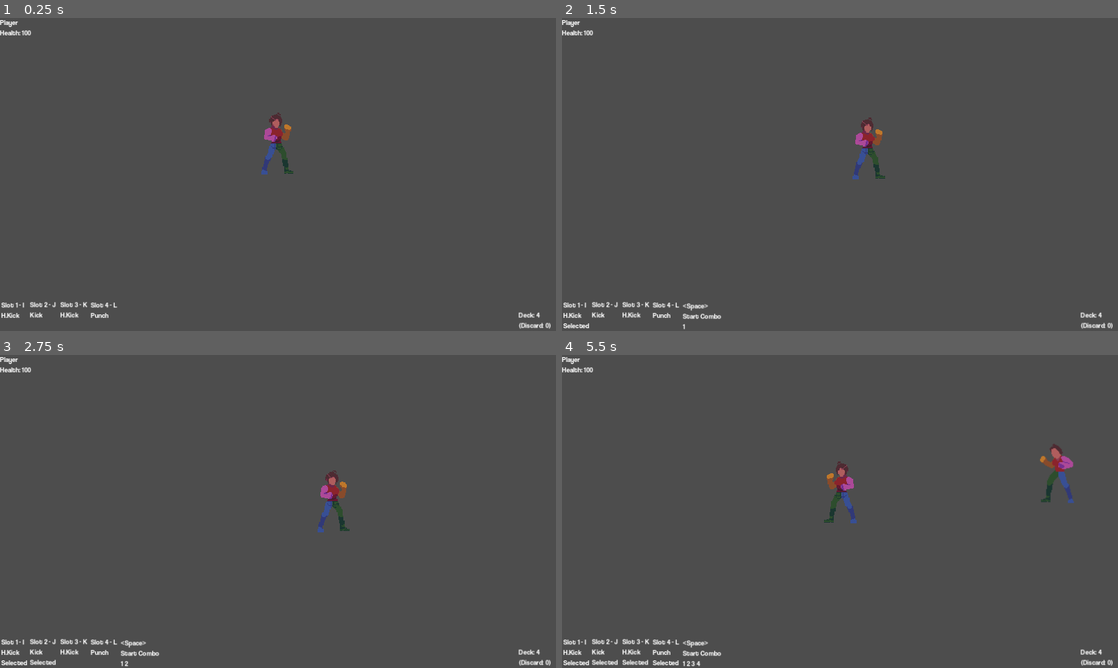
Above: before the commit, frames 1-4 (two rows, left to right).
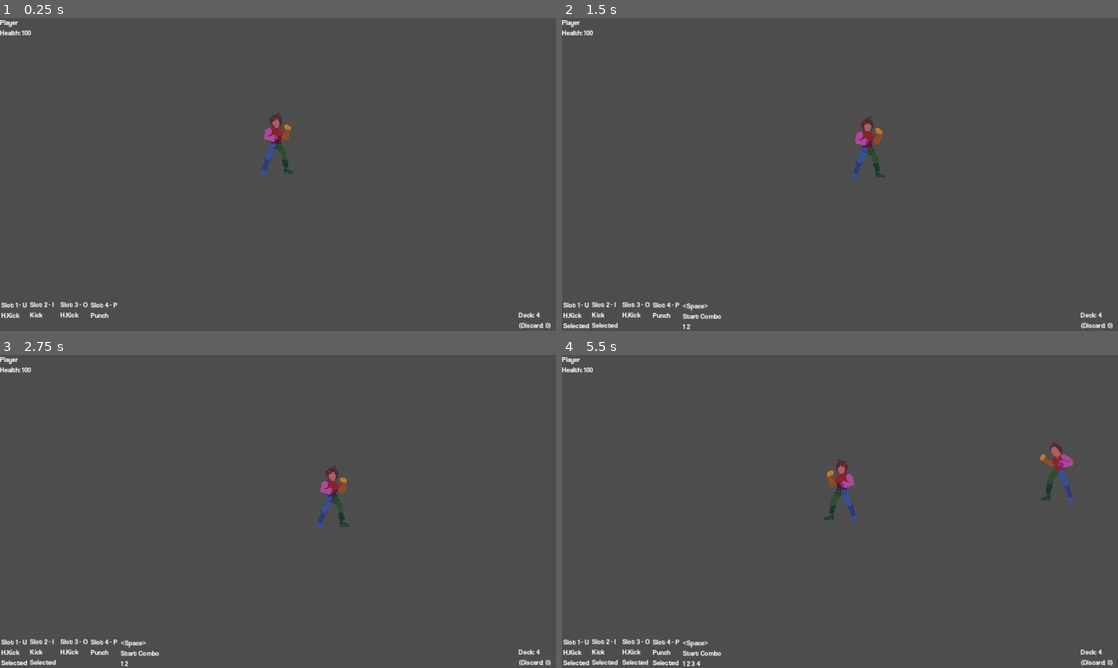
Above: after the commit, the same moments.

Repository: Missing-Pixel/Project-Fragarach
Game: Godot game, scene res://Scenes/TSC_InitializedTree.tscn
Same seed, same stepped clock (60 frames per second), same inputs: the game is played once before the commit and once after it.
Inputs:
- Up to frame 1 (0.25 s): no input
- Up to frame 2 (1.5 s): hold D (Move Right) 0.53-1.28 s; tap U (Select Card 1, bound only after the commit) at 0.6 s; hold S (Move Down) from 1.28 s (still down); tap I (Select Card 1, bound only before the commit) at 1.35 s
- Up to frame 3 (2.75 s): release S (Move Down) at 2.03 s; hold D (Move Right) from 2.03 s (still down); tap J (Select Card 2, bound only before the commit) at 2.1 s
- Up to frame 4 (5.5 s): release D (Move Right) at 2.78 s; hold W (Move Up) 2.78-3.53 s; tap one key every 0.75 s from 2.85 s: O (Select Card 3, bound only after the commit) K (Select Card 3, bound only before the commit) P (Select Card 4, bound only after the commit) L (Select Card 4, bound only before the commit); hold A (Move Left) 3.53-5.03 s; hold S (Move Down) from 5.03 s (still down)

The runs differ from the first frame. In frame 1, less than 0.1% of the frame differs, in the area x 4-22%, y 90-93%; in frame 2, 0.2%; in frame 3, 0.5%; in frame 4, 0.5%, in the area x 4-93%, y 28-93%.

Commit message:
Changed card select controls to match feedback; Added hitbox value setup, have yet to link them in animation

Diff:
--- a/Prefabs/enemy_generic.tscn
+++ b/Prefabs/enemy_generic.tscn
@@ -105,6 +105,20 @@
 "transitions": PackedFloat32Array(1),
 "update": 1,
 "values": [true]
+}
+tracks/8/type = "method"
+tracks/8/imported = false
+tracks/8/enabled = true
+tracks/8/path = NodePath("Hitbox")
+tracks/8/interp = 1
+tracks/8/loop_wrap = true
+tracks/8/keys = {
+"times": PackedFloat32Array(0),
+"transitions": PackedFloat32Array(1),
+"values": [{
+"args": [true, null],
+"method": &"apply_properties"
+}]
 }
 
 [sub_resource type="AnimationLibrary" id="AnimationLibrary_icnig"]
@@ -307,6 +321,9 @@
 debug_color = Color(0.588235, 0, 0, 0.419608)
 
 [node name="GenericAttack" parent="Moves/Hitbox" instance=ExtResource("5_osuc2")]
+base_damage = 5.0
+damage_type = 1
+base_kb_distance = 10.0
 
 [node name="Hurtbox" type="CollisionShape2D" parent="Moves"]
 position = Vector2(0, -34.5)
--- a/Prefabs/player.tscn
+++ b/Prefabs/player.tscn
@@ -106,6 +106,20 @@
 "transitions": PackedFloat32Array(1),
 "update": 1,
 "values": [true]
+}
+tracks/8/type = "method"
+tracks/8/imported = false
+tracks/8/enabled = true
+tracks/8/path = NodePath("Hitbox")
+tracks/8/interp = 1
+tracks/8/loop_wrap = true
+tracks/8/keys = {
+"times": PackedFloat32Array(0),
+"transitions": PackedFloat32Array(1),
+"values": [{
+"args": [true, null],
+"method": &"apply_properties"
+}]
 }
 
 [sub_resource type="AnimationLibrary" id="AnimationLibrary_icnig"]
@@ -292,6 +306,8 @@
 collision_layer = 8
 collision_mask = 4
 script = ExtResource("2_ls36j")
+repeat_attack_bonus = 3.0
+last_attack_ids = [2, 2]
 attack_range = NodePath("../AttackRange")
 anim_library = "Player"
 anim_idle = "player_idle"
@@ -322,7 +338,29 @@
 disabled = true
 debug_color = Color(0.588235, 0, 0, 0.419608)
 
-[node name="GenericAttack" parent="Moves/Hitbox" instance=ExtResource("5_l0xqj")]
+[node name="Punch" parent="Moves/Hitbox" instance=ExtResource("5_l0xqj")]
+attack_id = 1
+base_damage = 5.0
+damage_type = 1
+base_kb_distance = 6.0
+
+[node name="Kick" parent="Moves/Hitbox" instance=ExtResource("5_l0xqj")]
+attack_id = 2
+base_damage = 8.0
+damage_type = 2
+base_kb_distance = 10.0
+
+[node name="HeavyPunch" parent="Moves/Hitbox" instance=ExtResource("5_l0xqj")]
+attack_id = 3
+base_damage = 15.0
+damage_type = 1
+base_kb_distance = 15.0
+
+[node name="HeavyKick" parent="Moves/Hitbox" instance=ExtResource("5_l0xqj")]
+attack_id = 4
+base_damage = 24.0
+damage_type = 2
+base_kb_distance = 24.0
 
 [node name="Hurtbox" type="CollisionShape2D" parent="Moves"]
 position = Vector2(0, -34.5)
--- a/Scripts/MenusAndUI/sc_proto_base.gd
+++ b/Scripts/MenusAndUI/sc_proto_base.gd
@@ -19,7 +19,7 @@
 		$AttackQueue.hide()
 
 func update_card_slots():
-	var slots: Array = ["I", "J", "K", "L"]
+	var slots: Array = ["U", "I", "O", "P"]
 	var slot_text: Array = [$Slot1, $Slot2, $Slot3, $Slot4]
 	var slot_dict = player_node.node_card_manager.card_slots
 	var output_text: String = ""
--- a/Scripts/sc_hitbox.gd
+++ b/Scripts/sc_hitbox.gd
@@ -13,13 +13,25 @@
 
 var target: Node
 
+# Apply hitbox properties (attack_ID, base damage, damage type, base kb distance, is knockdown)
+func apply_properties(is_resetting:bool, input_node:Node = null):
+	if (is_resetting == true or input_node == null):
+		attack_id = 0
+		base_damage = 0
+		damage_type = DamageType.NONE
+		base_kb_distance = 0
+		is_knockdown = false
+	else:
+		attack_id = input_node.attack_id
+		base_damage = input_node.base_damage
+		damage_type = input_node.damage_type
+		base_kb_distance = input_node.base_kb_distance
+		is_knockdown = input_node.is_knockdown
+
 # Search data nodes by its potential attack ID and add the correct one into the properties
 func load_hitbox_data(n_atk_id: int):
 	for c in get_children():
-		if not(c is CollisionShape2D) and (c.attack_id == n_atk_id):
-			attack_id = c.attack_id
-			base_damage = c.base_damage
-			damage_type = c.damage_type
-			base_kb_distance = c.base_kb_distance
-			is_knockdown = c.is_knockdown
-			break
+		if not(c is CollisionShape2D):
+			if (c.attack_id == n_atk_id):
+				apply_properties(false, c)
+				break
--- a/Scripts/sc_movement.gd
+++ b/Scripts/sc_movement.gd
@@ -4,7 +4,7 @@
 
 @export var autoflip_sprite: bool = true
 @export var max_speed : float = 7
-@export_range(0, 1) var y_speed_reduce_multiplier: float = 0.7
+@export_range(0, 1) var y_speed_reduce_multiplier: float = 0.55
 
 @export_group("Knockback")
 @export var knockback_time: float = 0.1 # Should be as long as hitstun animation
--- a/project.godot
+++ b/project.godot
@@ -53,25 +53,25 @@
 }
 "Select Card 1"={
 "deadzone": 0.5,
-"events": [Object(InputEventKey,"resource_local_to_scene":false,"resource_name":"","device":-1,"window_id":0,"alt_pressed":false,"shift_pressed":false,"ctrl_pressed":false,"meta_pressed":false,"pressed":false,"keycode":0,"physical_keycode":73,"key_label":0,"unicode":105,"echo":false,"script":null)
+"events": [Object(InputEventKey,"resource_local_to_scene":false,"resource_name":"","device":-1,"window_id":0,"alt_pressed":false,"shift_pressed":false,"ctrl_pressed":false,"meta_pressed":false,"pressed":false,"keycode":0,"physical_keycode":85,"key_label":0,"unicode":117,"echo":false,"script":null)
 , Object(InputEventJoypadButton,"resource_local_to_scene":false,"resource_name":"","device":-1,"button_index":3,"pressure":0.0,"pressed":false,"script":null)
 ]
 }
 "Select Card 2"={
 "deadzone": 0.5,
-"events": [Object(InputEventKey,"resource_local_to_scene":false,"resource_name":"","device":-1,"window_id":0,"alt_pressed":false,"shift_pressed":false,"ctrl_pressed":false,"meta_pressed":false,"pressed":false,"keycode":0,"physical_keycode":74,"key_label":0,"unicode":106,"echo":false,"script":null)
+"events": [Object(InputEventKey,"resource_local_to_scene":false,"resource_name":"","device":-1,"window_id":0,"alt_pressed":false,"shift_pressed":false,"ctrl_pressed":false,"meta_pressed":false,"pressed":false,"keycode":0,"physical_keycode":73,"key_label":0,"unicode":105,"echo":false,"script":null)
 , Object(InputEventJoypadButton,"resource_local_to_scene":false,"resource_name":"","device":-1,"button_index":2,"pressure":0.0,"pressed":false,"script":null)
 ]
 }
 "Select Card 3"={
 "deadzone": 0.5,
-"events": [Object(InputEventKey,"resource_local_to_scene":false,"resource_name":"","device":-1,"window_id":0,"alt_pressed":false,"shift_pressed":false,"ctrl_pressed":false,"meta_pressed":false,"pressed":false,"keycode":0,"physical_keycode":75,"key_label":0,"unicode":107,"echo":false,"script":null)
+"events": [Object(InputEventKey,"resource_local_to_scene":false,"resource_name":"","device":-1,"window_id":0,"alt_pressed":false,"shift_pressed":false,"ctrl_pressed":false,"meta_pressed":false,"pressed":false,"keycode":0,"physical_keycode":79,"key_label":0,"unicode":111,"echo":false,"script":null)
 , Object(InputEventJoypadButton,"resource_local_to_scene":false,"resource_name":"","device":-1,"button_index":0,"pressure":0.0,"pressed":false,"script":null)
 ]
 }
 "Select Card 4"={
 "deadzone": 0.5,
-"events": [Object(InputEventKey,"resource_local_to_scene":false,"resource_name":"","device":-1,"window_id":0,"alt_pressed":false,"shift_pressed":false,"ctrl_pressed":false,"meta_pressed":false,"pressed":false,"keycode":0,"physical_keycode":76,"key_label":0,"unicode":108,"echo":false,"script":null)
+"events": [Object(InputEventKey,"resource_local_to_scene":false,"resource_name":"","device":-1,"window_id":0,"alt_pressed":false,"shift_pressed":false,"ctrl_pressed":false,"meta_pressed":false,"pressed":false,"keycode":0,"physical_keycode":80,"key_label":0,"unicode":112,"echo":false,"script":null)
 , Object(InputEventJoypadButton,"resource_local_to_scene":false,"resource_name":"","device":-1,"button_index":1,"pressure":0.0,"pressed":false,"script":null)
 ]
 }
@@ -79,6 +79,12 @@
 "deadzone": 0.5,
 "events": [Object(InputEventKey,"resource_local_to_scene":false,"resource_name":"","device":-1,"window_id":0,"alt_pressed":false,"shift_pressed":false,"ctrl_pressed":false,"meta_pressed":false,"pressed":false,"keycode":0,"physical_keycode":32,"key_label":0,"unicode":32,"echo":false,"script":null)
 , Object(InputEventJoypadButton,"resource_local_to_scene":false,"resource_name":"","device":-1,"button_index":10,"pressure":0.0,"pressed":false,"script":null)
+]
+}
+Guard={
+"deadzone": 0.5,
+"events": [Object(InputEventKey,"resource_local_to_scene":false,"resource_name":"","device":-1,"window_id":0,"alt_pressed":false,"shift_pressed":false,"ctrl_pressed":false,"meta_pressed":false,"pressed":false,"keycode":0,"physical_keycode":4194325,"key_label":0,"unicode":0,"echo":false,"script":null)
+, Object(InputEventJoypadButton,"resource_local_to_scene":false,"resource_name":"","device":-1,"button_index":9,"pressure":0.0,"pressed":false,"script":null)
 ]
 }
 
